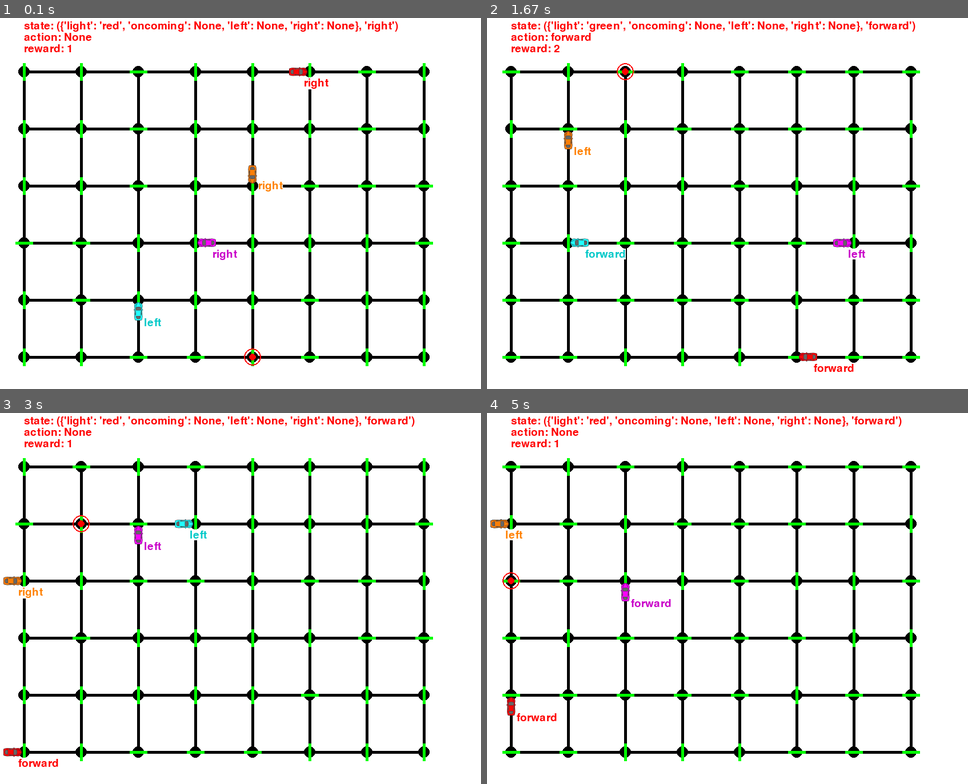
Above: before the commit, frames 1-4 (two rows, left to right).
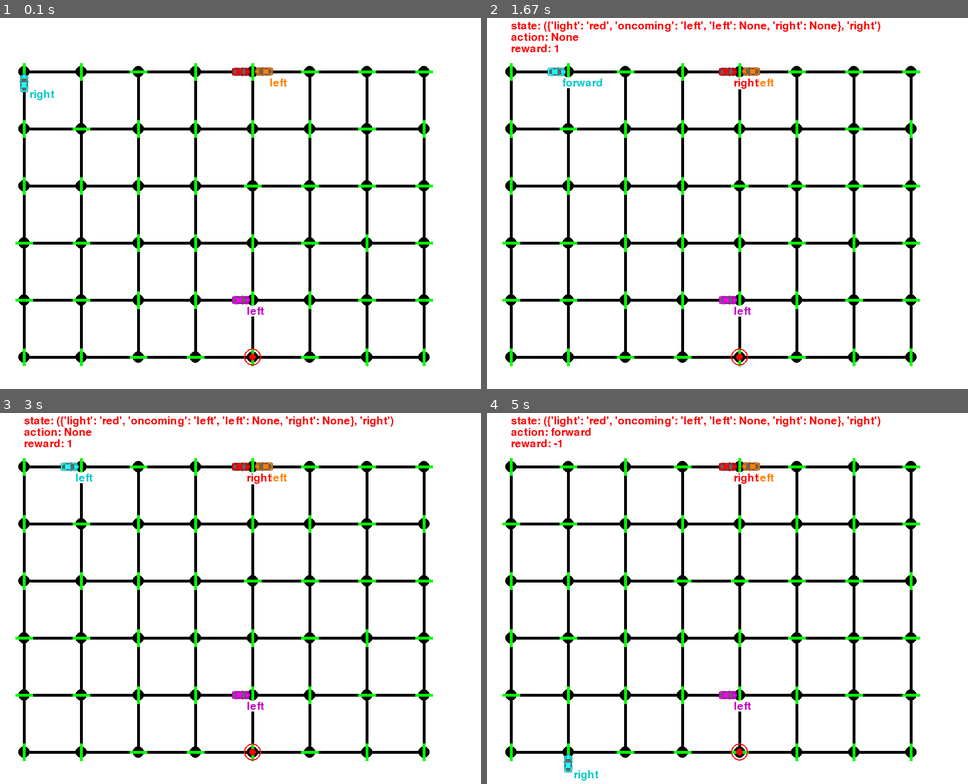
Above: after the commit, the same moments.

Repository: mevanoff24/MachineLearningNanodegree
Game: pygame game, started from P4/smartcab/smartcab/agent.py
The game is run twice, just before and just after one commit, with the same random seed, the same clock (stepped at 60 frames per second) and the same inputs. The source is Python 2; it was converted automatically to run under Python 3.
Inputs:
- Up to frame 1 (0.1 s): no input
- Up to frame 2 (1.67 s): no input
- Up to frame 3 (3 s): no input
- Up to frame 4 (5 s): no input

The runs differ from the first frame. In frame 1, 2.6% of the frame differs, in the area x 3-91%, y 0-84%; in frame 2, 3.3%; in frame 3, 3.0%; in frame 4, 3.5%, in the area x 0-91%, y 0-100%.

Commit message:
commented out extra stuff

Diff:
--- a/P4/smartcab/smartcab/agent.py
+++ b/P4/smartcab/smartcab/agent.py
@@ -20,15 +20,16 @@
         # self.Action = ['forward', 'left', 'right', None]
         self.state_transitions = {}
         # to check percent failures
-        self.failed_deadline = []
-        self.trial_number = 1
+        # self.failed_deadline = []
+        # self.trial_number = 1
 
     def reset(self, destination = None):
         self.planner.route_to(destination)
         # TODO: Prepare for a new trip; reset any variables here, if required
         # reset state transition
         self.state_transitions = {}
-        self.trial_number += 1
+        # increment trial number
+        # self.trial_number += 1
 
     def update(self, t):
         # Gather inputs
@@ -90,7 +91,7 @@
                     self.Q[current_state][self.Action.index(action)] = \
                         (1 - self.alpha) * self.Q[current_state][self.Action.index(action)] + (self.alpha * reward)
                     self.failed_deadline.append(0)
-        print 'Failed Percent:', (len(self.failed_deadline) / self.trial_number)
+        # print 'Failed Percent:', (len(self.failed_deadline) / self.trial_number)
 
         update_Q(self)
 
@@ -106,8 +107,8 @@
     e.set_primary_agent(a, enforce_deadline=True)  # set agent to track
 
     # Now simulate it
-    sim = Simulator(e, update_delay=0.000001)  # reduce update_delay to speed up simulation
-    sim.run(n_trials=150)  # press Esc or close pygame window to quit
+    sim = Simulator(e, update_delay=1.0)  # reduce update_delay to speed up simulation
+    sim.run(n_trials=100)  # press Esc or close pygame window to quit
 
 
 if __name__ == '__main__':
